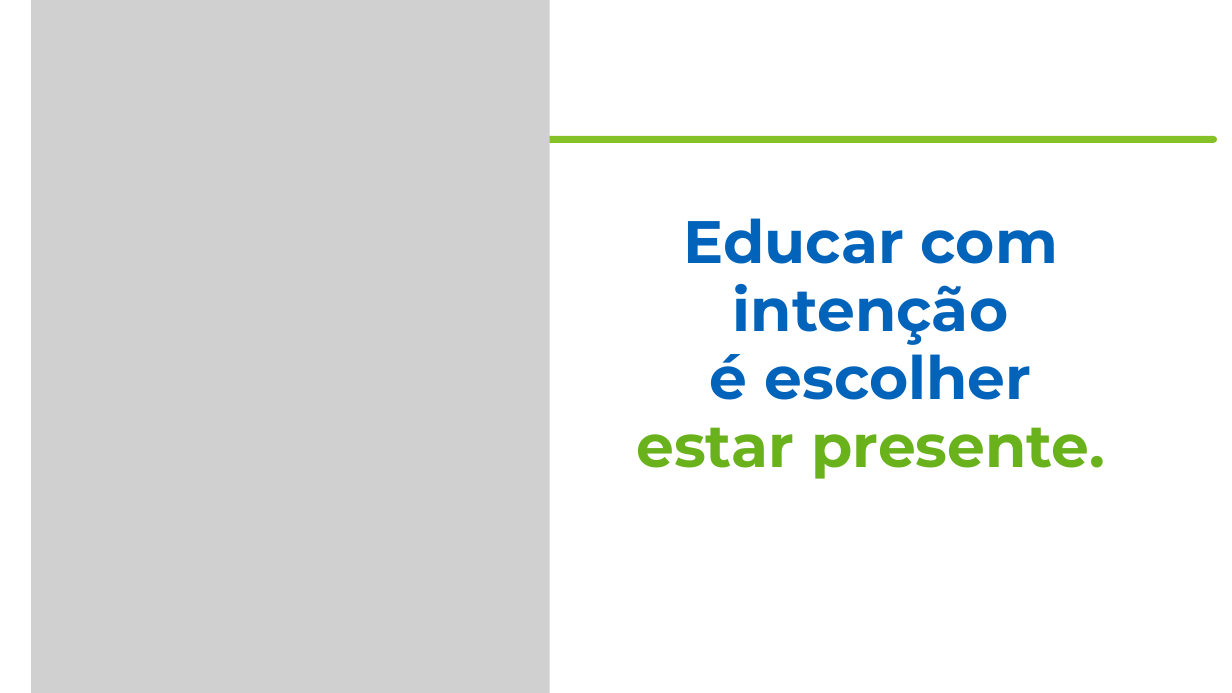
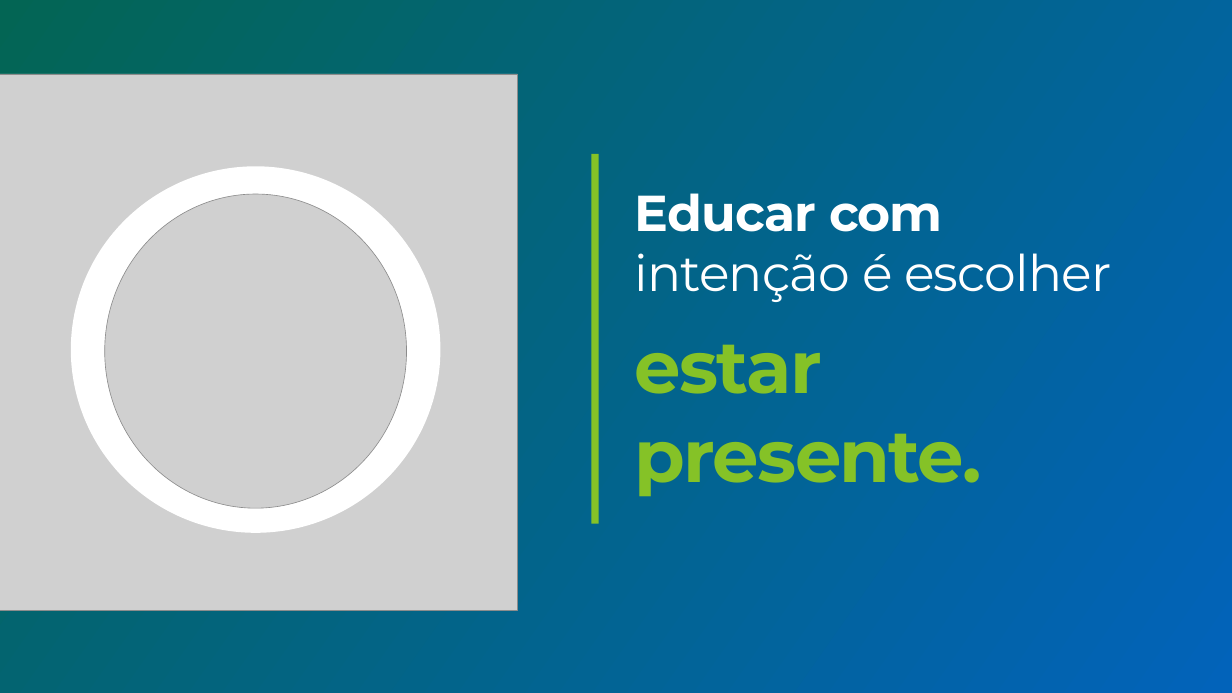
Before and after one commit to freelasrabbit-sys/logo, a slide deck: slide 24 of apresentacoes/aula-2/aula-2-integra.pptx. Drawn at 1232x693 pixels with LibreOffice and Linux fonts; fonts in the diff are those of the drawing; grey boxes stand for pictures. Boxes give left, top, right and bottom in pixels: in the first picture for what was removed or moved away, otherwise in the second. Text is boxed around its words. In the diff, an @@ line names an element or a change of style, - is before the commit and + after.

```diff
--- a/apresentacoes/aula-2/aula-2-integra.pptx
+++ b/apresentacoes/aula-2/aula-2-integra.pptx
@@ rectangle added at bbox=[0, 0, 1232, 693], fill gradient #036554 to #0263BA @@
@@ picture added at bbox=[0, 74, 517, 610] @@
@@ line removed from (177, 139) to (1214, 139) @@
@@ ellipse added at bbox=[71, 166, 440, 533], fill #FFFFFF @@
@@ rectangle added at bbox=[591, 154, 599, 524], fill #85C227 @@
@@ picture: place and size @@
-picture at bbox=[31, 0, 550, 693]
+picture at bbox=[105, 194, 407, 508]
@@ text at bbox=[634, 193, 1111, 496]: text changed; size 70 to 59 pt; text colour #0263BA to #FFFFFF @@
-Educar com intenção
-é escolher
-estar presente.
+Educar com
+intenção é escolher
+estar
+presente.
```
Also in this commit, not shown: 23 other slides changed, 1 slide added, 1 slide removed, 1 other file.
